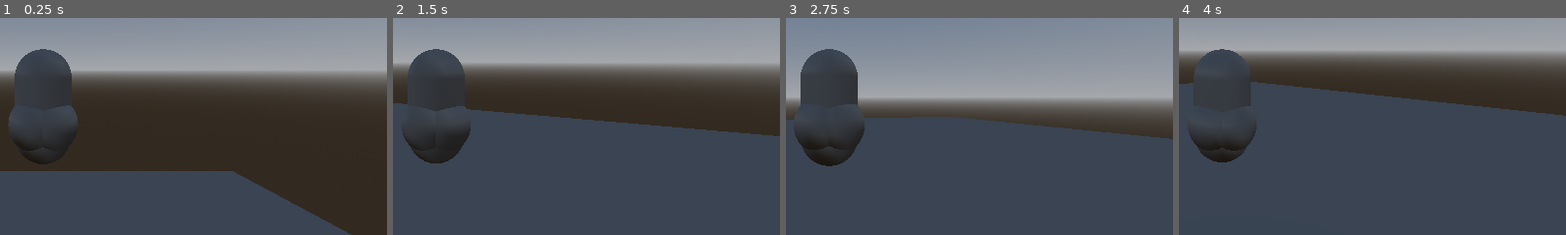
Above: before the commit, frames 1-4 (left to right).
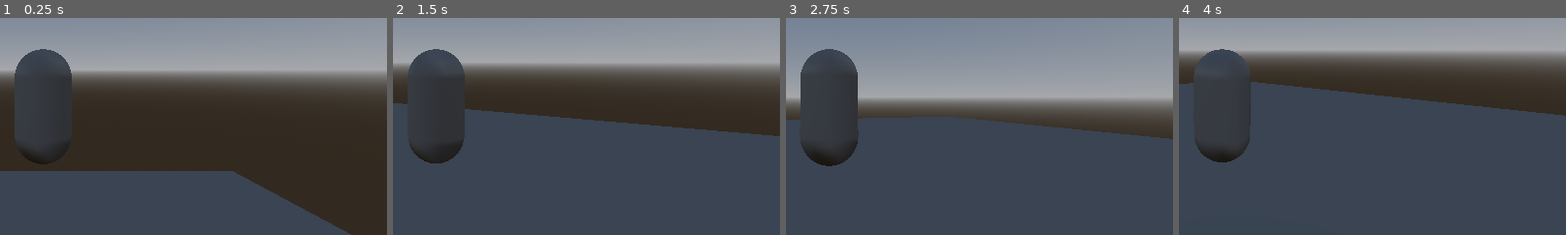
Above: after the commit, the same moments.

Repository: micro-47/Panther-Hacks
Game: Godot game, scene res://Worlds/jerry-test.tscn
The game is run twice, just before and just after one commit, with the same random seed, the same clock (stepped at 60 frames per second) and the same inputs.
Inputs (mouse positions are % of the whole screen's width and height, from its top left):
- Up to frame 1 (0.25 s): no input
- Up to frame 2 (1.5 s): move the mouse to (55, 50) at 0.52 s; tap Enter at 1.25 s; move the mouse to (45, 50) at 1.27 s
- Up to frame 3 (2.75 s): move the mouse to (52, 48) at 2.02 s
- Up to frame 4 (4 s): tap Space at 2.75 s; move the mouse to (49, 52) at 2.77 s; move the mouse to (57, 51) at 3.52 s
The pictures show only the part of the screen within x 44-94%, y 38-88%; the shares and areas given below are measured in that part.

The runs differ from the first frame. In frame 1, 0.5% of the frame differs, in the area x 2-21%, y 40-62%; in frame 2, 0.5%; in frame 3, 0.6%, in the area x 2-21%, y 39-61%; in frame 4, 0.4%.

Commit message:
clamp camera

Diff:
--- a/3d-game/Worlds/connect_ui.tscn
+++ b/3d-game/Worlds/connect_ui.tscn
@@ -60,6 +60,7 @@
 offset_bottom = 184.0
 
 [node name="Join" type="Button" parent="."]
+layout_mode = 0
 offset_left = 386.0
 offset_top = 388.0
 offset_right = 781.0
--- a/3d-game/player.tscn
+++ b/3d-game/player.tscn
@@ -7,7 +7,7 @@
 
 const SPEED = 5.0
 const JUMP_VELOCITY = 4.5
-@onready var pivot = $Camera/SpringArm3D
+@onready var pivot: SpringArm3D = $camera
 @export var sens = 0.5
 
 func _ready() -> void:
@@ -17,6 +17,7 @@
 	if event is InputEventMouseMotion:
 		rotate_y(deg_to_rad(-event.relative.x*sens))
 		pivot.rotate_x(deg_to_rad(-event.relative.y*sens))
+		pivot.rotation.x = clamp(pivot.rotation.x,deg_to_rad(-60),deg_to_rad(30))
 
 func _physics_process(delta: float) -> void:
 	# Add the gravity.
@@ -60,18 +61,18 @@
 
 [node name="left_cheek" type="MeshInstance3D" parent="player/body_mesh"]
 transform = Transform3D(1, 0, 0, 0, 1, 0, 0, 0, 1, 0.1, -0.3, 0.1)
+visible = false
 mesh = SubResource("SphereMesh_5fhlu")
 skeleton = NodePath("")
 
 [node name="right_cheek" type="MeshInstance3D" parent="player/body_mesh"]
 transform = Transform3D(1, 0, 0, 0, 1, 0, 0, 0, 1, -0.1, -0.3, 0.1)
+visible = false
 mesh = SubResource("SphereMesh_5fhlu")
 skeleton = NodePath("")
 
-[node name="Camera" type="Node3D" parent="player"]
+[node name="camera" type="SpringArm3D" parent="player"]
 transform = Transform3D(1, 0, 0, 0, 1, 0, 0, 0, 1, 0, 0.63765, 0)
-
-[node name="SpringArm3D" type="SpringArm3D" parent="player/Camera"]
 spring_length = 5.0
 
-[node name="Camera3D" type="Camera3D" parent="player/Camera/SpringArm3D"]
+[node name="actual_camera" type="Camera3D" parent="player/camera"]
Not shown: 1 places in 3d-game/Worlds/alvin-test.tscn that only renumber resources
Not shown: 1 places in 3d-game/Worlds/connect_ui.tscn that only renumber resources
